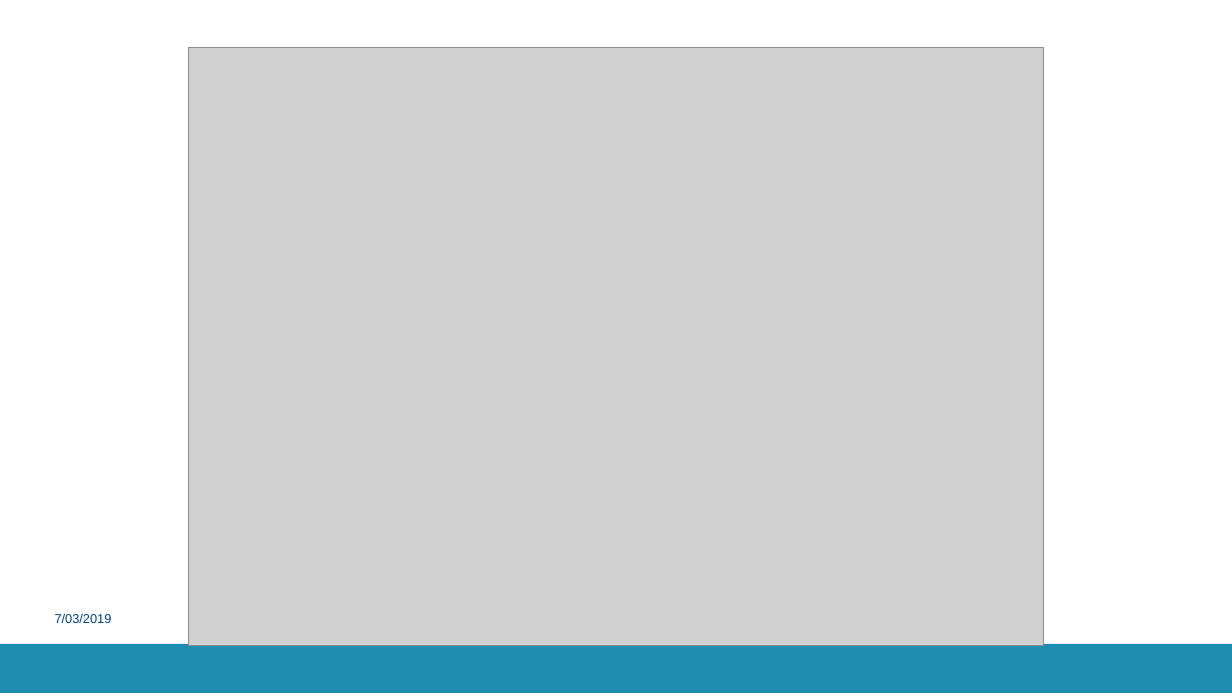
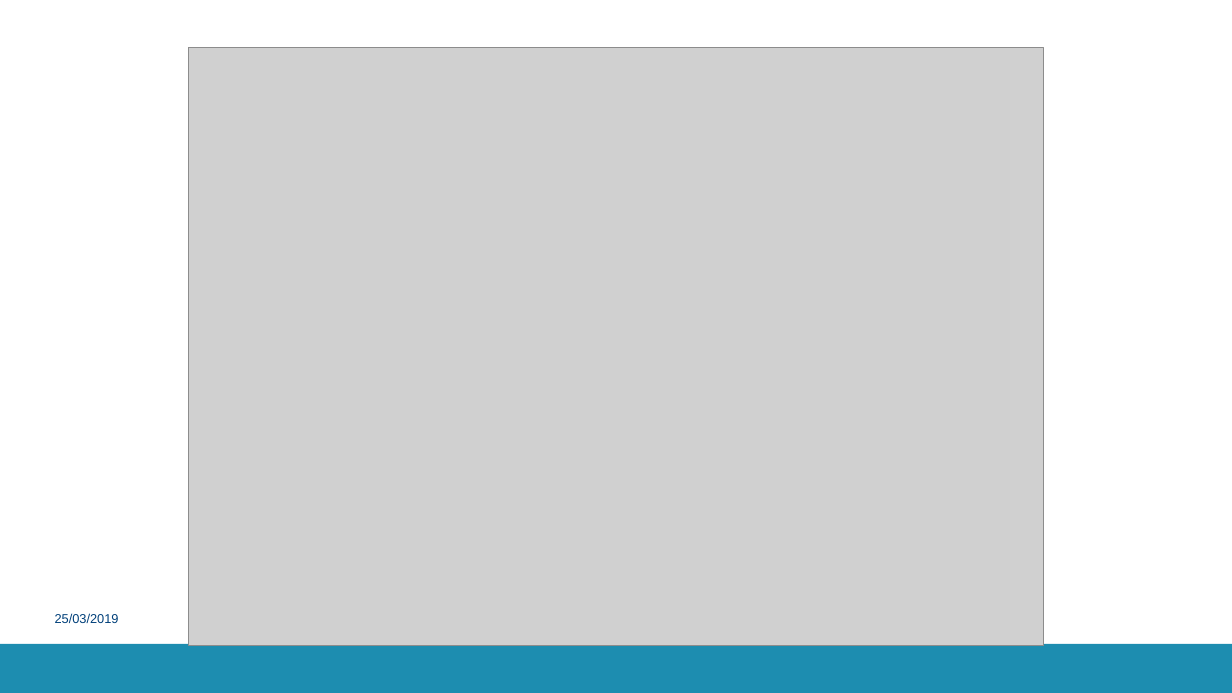
Before and after one commit to GillesC/Network-Capturing-and-Manipulation----Introduction-to-Wireshark-and-Scapy, a slide deck: slide 9 of presentation/slides.pptx. Drawn at 1232x693 pixels with LibreOffice and Linux fonts; fonts in the diff are those of the drawing; grey boxes stand for pictures; background and template pictures are left out. Boxes give left, top, right and bottom in pixels: in the first picture for what was removed or moved away, otherwise in the second. Text is boxed around its words. In the diff, an @@ line names an element or a change of style, - is before the commit and + after.

```diff
--- a/presentation/slides.pptx
+++ b/presentation/slides.pptx
@@ text at (x1=55, y1=613, x2=119, y2=623): text changed @@
-7/03/2019
+25/03/2019
```
Also in this commit, not shown: 3 other slides changed.
